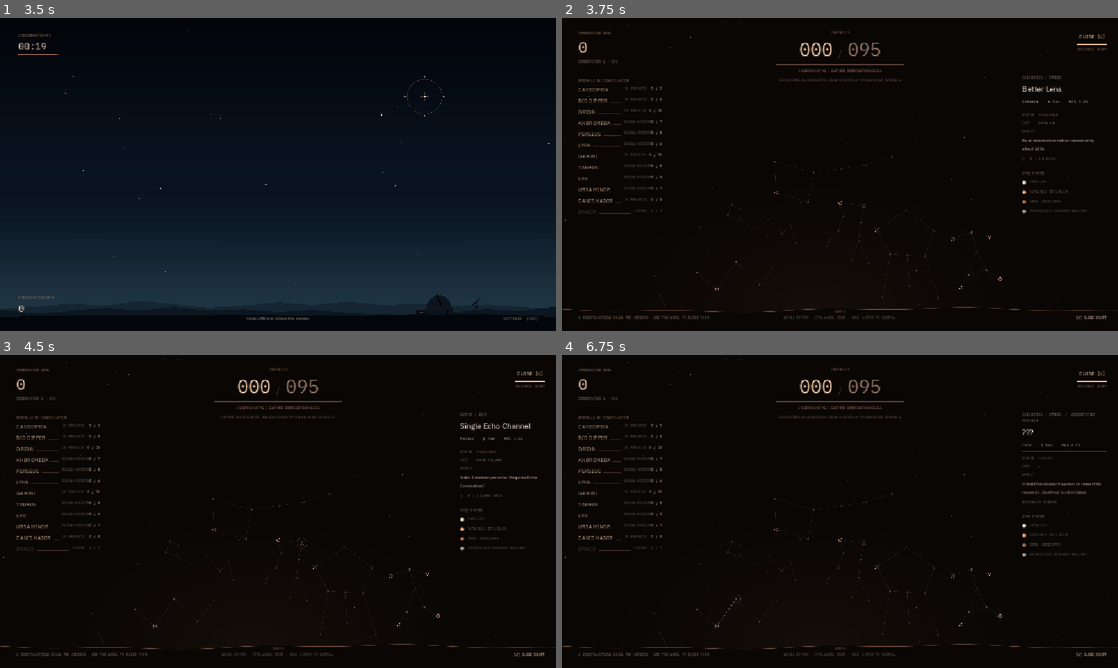
Above: before the commit, frames 1-4 (two rows, left to right).
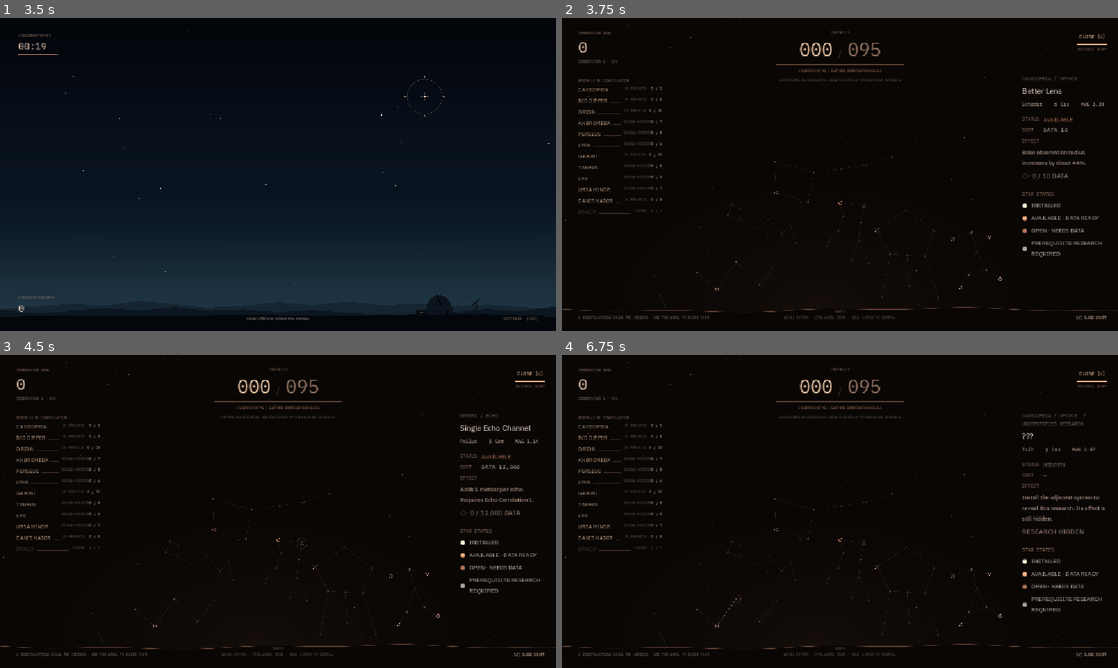
Above: after the commit, the same moments.

Repository: frotrue/nightwatch-array
Game: Godot game, scene res://scenes/main.tscn
Same seed, same stepped clock (60 frames per second), same inputs: the game is played once before the commit and once after it.
Inputs (mouse positions are in pixels of both pictures, inside the frame that each line leads up to):
- Up to frame 1 (3.5 s): click "SKIP" at 0.5 s; click "SETTINGS [ESC]" at 1.25 s; click "REPLAY TUTORIAL" at 2 s; click "SKIP" at 2.75 s
- Up to frame 2 (3.75 s): tap Enter (nw_continue) at 3.5 s; move the mouse to (962, 158) at 3.52 s; hold D from 3.53 s (still down); hold U (nw_chart) from 3.53 s (still down); click (962, 158) at 3.67 s
- Up to frame 3 (4.5 s): tap Space at 3.77 s; release D at 4.25 s; release U (nw_chart) at 4.25 s; click (300, 542) at 4.25 s
- Up to frame 4 (6.75 s): click (862, 542) at 5 s; click (717, 627) at 5.75 s; click (734, 599) at 6.5 s

Frame 1 is identical in both runs. In frame 2, 1.5% of the frame differs, in the area x 82-98%, y 18-77%; in frame 3, 1.6%; in frame 4, 1.7%, in the area x 82-98%, y 18-83%.

Commit message:
Improve research readability and module tooltip focus
Enlarge the research inspector's decision text and separate inventory glyphs from their labels. Keep keyboard descriptions anchored through scrolling and preserve pointer handoff, with regression coverage.

Co-authored-by: Codex <noreply@openai.com>

Diff:
--- a/scripts/module_popup.gd
+++ b/scripts/module_popup.gd
@@ -107,7 +107,10 @@
 		var border := UITheme.ACCENT_LINE if hover else (UITheme.INK_MID if owned else UITheme.INK_LOW)
 		draw_rect(Rect2(Vector2.ZERO, size), fill)
 		draw_rect(Rect2(Vector2.ZERO, size), Color(border, 0.9 if owned or hover else 0.52), false, UITheme.px(1), true)
-		Visual.draw_module(self, Rect2(Vector2.ONE * UITheme.px(13), size - Vector2.ONE * UITheme.px(26)), module_id, owned and owner_popup.model().spare_count(module_id) > 0)
+		# Keep the glyph between the code and the name, rather than drawing it
+		# across the text baselines in these compact inventory tiles.
+		var glyph_rect := Rect2(Vector2(UITheme.px(13), UITheme.px(20)), Vector2(size.x - UITheme.px(26), UITheme.px(40)))
+		Visual.draw_module(self, glyph_rect, module_id, owned and owner_popup.model().spare_count(module_id) > 0)
 		var font: Font = UITheme.mono()
 		var definition: Dictionary = Modules.DEFINITIONS.get(module_id, {})
 		var code: String = String(definition.get("code", module_id.to_upper()))
@@ -160,6 +163,7 @@
 var hover_id := ""
 var hover_slot := -1
 var tooltip_pointer := Vector2.ZERO
+var tooltip_from_focus := false
 
 func model():
 	return game.deep_sky.modules
@@ -189,9 +193,10 @@
 		_empty_button_style(button)
 		button.pressed.connect(remove_module.bind(index))
 		button.mouse_entered.connect(show_slot_tooltip.bind(index))
-		button.mouse_exited.connect(hide_tooltip)
-		button.focus_entered.connect(show_slot_tooltip.bind(index))
-		button.focus_exited.connect(hide_tooltip)
+		button.mouse_exited.connect(_on_tooltip_mouse_exited)
+		button.gui_input.connect(_on_slot_pointer_input.bind(index))
+		button.focus_entered.connect(show_slot_tooltip.bind(index, true))
+		button.focus_exited.connect(_on_tooltip_focus_exited)
 		surface.add_child(button)
 		slots.append(button)
 		var center := button.position / UITheme.SCALE + Vector2.ONE * SLOT_RADIUS
@@ -228,9 +233,10 @@
 		_empty_button_style(tile)
 		tile.pressed.connect(equip_from_inventory.bind(id))
 		tile.mouse_entered.connect(show_module_tooltip.bind(id))
-		tile.mouse_exited.connect(hide_tooltip)
+		tile.mouse_exited.connect(_on_tooltip_mouse_exited)
+		tile.gui_input.connect(_on_tile_pointer_input.bind(id))
 		tile.focus_entered.connect(_on_tile_focus.bind(id))
-		tile.focus_exited.connect(hide_tooltip)
+		tile.focus_exited.connect(_on_tooltip_focus_exited)
 		inventory_grid.add_child(tile)
 		owned_buttons[id] = tile
 	inventory_empty = _label(surface, Vector2(1210, 538), 540, POPUP_BODY_SPEC_SIZE, UITheme.INK_MID)
@@ -340,7 +346,16 @@
 
 func _process(_delta: float) -> void:
 	if tooltip_panel.visible:
-		tooltip_pointer = overlay.get_local_mouse_position()
+		if tooltip_from_focus:
+			var control: Control = owned_buttons.get(hover_id) if hover_kind == "module" else slots[hover_slot]
+			if control == null or not control.is_visible_in_tree() or not control.has_focus():
+				hide_tooltip()
+				return
+			# Recompute after scrolling/layout, but never replace a keyboard
+			# anchor with the position of an idle mouse.
+			tooltip_pointer = overlay.get_global_transform().affine_inverse() * control.get_global_rect().get_center()
+		else:
+			tooltip_pointer = overlay.get_local_mouse_position()
 		_place_tooltip()
 
 func equip_from_inventory(id: String) -> void:
@@ -415,32 +430,51 @@
 	surface.queue_redraw()
 	_update_tooltip()
 
-func show_module_tooltip(id: String) -> void:
+func show_module_tooltip(id: String, from_focus: bool = false) -> void:
 	if not owned_buttons.has(id) or id not in model().purchased or not owned_buttons[id].visible:
 		hide_tooltip()
 		return
 	hover_kind = "module"
 	hover_id = id
 	hover_slot = -1
+	tooltip_from_focus = from_focus
 	tooltip_pointer = owned_buttons[id].get_global_rect().get_center()
 	_update_tooltip()
 
 func _on_tile_focus(id: String) -> void:
-	show_module_tooltip(id)
+	show_module_tooltip(id, true)
 	var tile: InventoryTile = owned_buttons.get(id)
 	if tile != null and inventory_scroll != null:
 		inventory_scroll.ensure_control_visible(tile)
 
-func show_slot_tooltip(index: int) -> void:
+func show_slot_tooltip(index: int, from_focus: bool = false) -> void:
 	hover_kind = "slot"
 	hover_slot = index
 	hover_id = model().slots[index]
+	tooltip_from_focus = from_focus
 	tooltip_pointer = slots[index].get_global_rect().get_center()
 	_update_tooltip()
 
 func hide_tooltip() -> void:
 	hover_kind = ""
+	tooltip_from_focus = false
 	tooltip_panel.hide()
+
+func _on_tooltip_mouse_exited() -> void:
+	if not tooltip_from_focus:
+		hide_tooltip()
+
+func _on_tooltip_focus_exited() -> void:
+	if tooltip_from_focus:
+		hide_tooltip()
+
+func _on_tile_pointer_input(event: InputEvent, id: String) -> void:
+	if tooltip_from_focus and event is InputEventMouseMotion and not event.relative.is_zero_approx():
+		show_module_tooltip(id)
+
+func _on_slot_pointer_input(event: InputEvent, index: int) -> void:
+	if tooltip_from_focus and event is InputEventMouseMotion and not event.relative.is_zero_approx():
+		show_slot_tooltip(index)
 
 func _update_tooltip() -> void:
 	if hover_kind.is_empty() or not is_open() or is_draw_open():
--- a/scripts/upgrade_tree.gd
+++ b/scripts/upgrade_tree.gd
@@ -2228,13 +2228,13 @@
 	column.mouse_filter = Control.MOUSE_FILTER_IGNORE
 	column.add_theme_constant_override("separation", UITheme.size_px(11.0))
 	tooltip_panel.add_child(column)
-	tooltip_branch = _spec_label("", UITheme.mono(), 11.0, UITheme.INK_MID, 0.31)
+	tooltip_branch = _spec_label("", UITheme.mono(), 17.0, UITheme.INK_MID)
 	tooltip_branch.autowrap_mode = TextServer.AUTOWRAP_WORD_SMART
 	column.add_child(tooltip_branch)
 	tooltip_name = _spec_label("", UITheme.sans(), 26.0, UITheme.TOOLTIP_NAME)
 	tooltip_name.autowrap_mode = TextServer.AUTOWRAP_WORD_SMART
 	column.add_child(tooltip_name)
-	tooltip_star = _spec_label("", UITheme.mono(), 13.0, UITheme.TOOLTIP_VALUE)
+	tooltip_star = _spec_label("", UITheme.mono(), 17.0, UITheme.TOOLTIP_VALUE)
 	tooltip_star.autowrap_mode = TextServer.AUTOWRAP_WORD_SMART
 	column.add_child(tooltip_star)
 	# The VBox owns the slot's geometry, not the animated rule's transform.
@@ -2257,34 +2257,34 @@
 	fields.mouse_filter = Control.MOUSE_FILTER_IGNORE
 	column.add_child(fields)
 	for field_key in ["STATUS", "COST"]:
-		var field_label := _spec_label(tr("TREE_CONSTELLATION_FIELD_%s" % field_key), UITheme.mono(), 11.0, UITheme.TOOLTIP_LABEL, 0.18)
+		var field_label := _spec_label(tr("TREE_CONSTELLATION_FIELD_%s" % field_key), UITheme.mono(), 17.0, UITheme.INK_MID)
 		field_label.name = "Field%sLabel" % field_key.capitalize()
 		field_label.custom_minimum_size.x = UITheme.px(44.0)
 		fields.add_child(field_label)
 		match field_key:
 			"STATUS":
-				tooltip_state = _spec_label("", UITheme.sans("light"), 13.0, UITheme.INK_MAX)
+				tooltip_state = _spec_label("", UITheme.sans(), 20.0, UITheme.INK_MAX)
 				fields.add_child(tooltip_state)
 			"COST":
-				tooltip_cost = _spec_label("", UITheme.mono_tabular(), 13.0, UITheme.TOOLTIP_BODY)
+				tooltip_cost = _spec_label("", UITheme.mono_tabular(), 20.0, UITheme.TOOLTIP_BODY)
 				fields.add_child(tooltip_cost)
 	# The effect is the purchase decision: give it the full inspector width.
-	# 15 spec pixels become 9 logical / 15 output pixels at 1920x1080.
-	var effect_label := _spec_label(tr("TREE_CONSTELLATION_FIELD_EFFECT"), UITheme.mono(), 11.0, UITheme.TOOLTIP_LABEL, 0.18)
+	# Readable at the default window: 20/24 spec pixels become 12/14 logical.
+	var effect_label := _spec_label(tr("TREE_CONSTELLATION_FIELD_EFFECT"), UITheme.mono(), 17.0, UITheme.INK_MID)
 	effect_label.name = "FieldEffectLabel"
 	column.add_child(effect_label)
-	tooltip_description = _spec_label("", UITheme.sans(), 15.0, UITheme.TOOLTIP_VALUE)
+	tooltip_description = _spec_label("", UITheme.sans(), 20.0, UITheme.TOOLTIP_VALUE)
 	tooltip_description.autowrap_mode = TextServer.AUTOWRAP_WORD_SMART
 	tooltip_description.custom_minimum_size.x = UITheme.px(292.0)
 	column.add_child(tooltip_description)
-	tooltip_action = _spec_label("", UITheme.mono(), 13.0, UITheme.TOOLTIP_ACTION, 0.6 / 13.0)
+	tooltip_action = _spec_label("", UITheme.sans("medium"), 24.0, UITheme.TOOLTIP_ACTION)
 	tooltip_action.autowrap_mode = TextServer.AUTOWRAP_WORD_SMART
 	column.add_child(tooltip_action)
 	var legend_spacer := Control.new()
 	legend_spacer.custom_minimum_size.y = UITheme.px(7.0)
 	legend_spacer.mouse_filter = Control.MOUSE_FILTER_IGNORE
 	column.add_child(legend_spacer)
-	var legend_title := _spec_label(tr("TREE_CONSTELLATION_STAR_STATES"), UITheme.mono(), 11.0, UITheme.INK_MID, 0.31)
+	var legend_title := _spec_label(tr("TREE_CONSTELLATION_STAR_STATES"), UITheme.mono(), 17.0, UITheme.INK_MID)
 	legend_title.name = "LegendTitle"
 	column.add_child(legend_title)
 	var legend_rows := [
@@ -2300,10 +2300,12 @@
 		legend_row.add_theme_constant_override("separation", UITheme.size_px(11.0))
 		legend_row.mouse_filter = Control.MOUSE_FILTER_IGNORE
 		column.add_child(legend_row)
-		var marker := _spec_label(String(row[0]), UITheme.mono(), 15.0, Color(row[1]))
+		var marker := _spec_label(String(row[0]), UITheme.mono(), 20.0, Color(row[1]))
 		marker.custom_minimum_size.x = UITheme.px(12.0)
 		legend_row.add_child(marker)
-		var legend_text := _spec_label(tr(String(row[2])), UITheme.sans("light"), 12.0, UITheme.TOOLTIP_LABEL)
+		var legend_text := _spec_label(tr(String(row[2])), UITheme.sans(), 20.0, UITheme.TOOLTIP_BODY)
+		legend_text.autowrap_mode = TextServer.AUTOWRAP_WORD_SMART
+		legend_text.size_flags_horizontal = Control.SIZE_EXPAND_FILL
 		legend_text.name = "LegendText%d" % legend_index
 		legend_row.add_child(legend_text)
 	tooltip_meta = tooltip_action
--- a/tests/module_inventory_test.gd
+++ b/tests/module_inventory_test.gd
@@ -77,6 +77,38 @@
 	var scrollbar: Range = popup.inventory_scroll.get_v_scroll_bar()
 	_check(scrollbar.max_value > scrollbar.page, "fourteen owned modules create scrollable storage")
 
+	# Keyboard descriptions follow their focused item even with the pointer
+	# elsewhere, including the last item brought into view by focus scrolling.
+	for id in ["focus", Modules.DEFINITIONS.keys().back()]:
+		var tile: Button = popup.owned_buttons[id]
+		tile.grab_focus()
+		await process_frame
+		await process_frame
+		popup._process(0.016)
+		var anchor: Vector2 = popup.overlay.get_global_transform().affine_inverse() * tile.get_global_rect().get_center()
+		_check(popup.tooltip_panel.visible and popup.tooltip_from_focus, "keyboard focus opens the module description")
+		_check(popup.tooltip_pointer.is_equal_approx(anchor), "idle pointer cannot replace the focused module anchor")
+		# Scroll offsets are integers while spec geometry retains fractional pixels.
+		_check(popup.inventory_scroll.get_global_rect().grow(1.0).encloses(tile.get_global_rect()), "focused inventory item is scrolled into view: " + id)
+		tile.mouse_exited.emit()
+		_check(popup.tooltip_panel.visible, "pointer exit does not dismiss a keyboard description")
+		var motion := InputEventMouseMotion.new()
+		motion.relative = Vector2(4, 0)
+		tile.gui_input.emit(motion)
+		popup._process(0.016)
+		_check(not popup.tooltip_from_focus and popup.tooltip_pointer.is_equal_approx(popup.overlay.get_local_mouse_position()), "pointer movement takes over description placement")
+		popup.close_button.grab_focus()
+		_check(popup.tooltip_panel.visible, "leaving keyboard focus does not dismiss a pointer description")
+		tile.mouse_exited.emit()
+		_check(not popup.tooltip_panel.visible, "leaving pointer hover dismisses its description")
+	game.deep_sky.equip("focus")
+	popup.slots[0].grab_focus()
+	await process_frame
+	popup._process(0.016)
+	_check(popup.tooltip_from_focus and popup.tooltip_panel.visible, "equipped slot supports keyboard descriptions")
+	_check(popup.tooltip_pointer.is_equal_approx(popup.slots[0].get_global_rect().get_center()), "slot description remains anchored to the focused slot")
+	_check(Rect2(Vector2.ZERO, popup.overlay.size).encloses(popup.tooltip_panel.get_rect()), "keyboard description stays inside the viewport")
+
 	popup.close()
 	_check(not popup.is_open() and game.upgrade_tree.visible and paused, "closing the modal restores the chart pause")
 	_check(game.get_viewport().gui_get_focus_owner() == popup.launcher, "closing the modal restores the previous focus")
Not shown, changed: docs/design-details.md
Not shown, changed: docs/expansion-design.md
Not shown, changed: docs/probes.md
